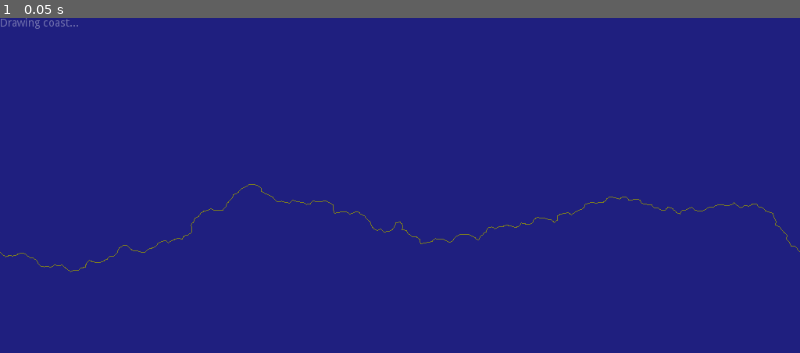
Above: before the commit, frame 1.
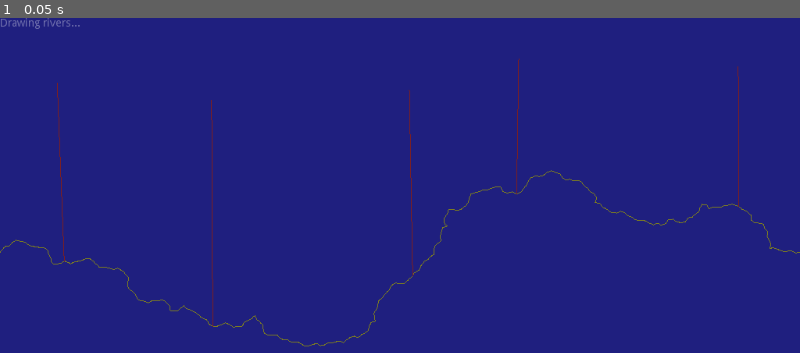
Above: after the commit, the same moment.

Repository: MichaelReel/2DMapGen_2023
Game: Godot game, scene res://PixelDrawn/CoastLine.tscn
Two runs of this game, one before a commit and one after it. Both use one fixed random seed, a clock stepped at 60 frames per second and the inputs below. This scene is started directly instead of the project's main scene.
Inputs:
- Up to frame 1 (0.05 s): no input

The runs differ from the first frame. In frame 1, 1.2% of the frame differs, in the area x 0-100%, y 0-99%.

Commit message:
Setup basic framework for river creation

Diff:
--- a/PixelDrawn/CoastLine.gd
+++ b/PixelDrawn/CoastLine.gd
@@ -120,12 +120,93 @@
 		return _coast_points
 
 
+class RiverComponentStage extends Stage:
+	var _mouth: Vector2
+	var _head: Vector2
+
+	func _init(mouth: Vector2, head: Vector2) -> void:
+		_mouth = mouth
+		_head = head
+
+	func draw_river_segments_on_image(image: Image, color: Color) -> void:
+		# Temp
+		draw_line_on_image(image, _mouth, _head, color)
+
+
+class RiverStage extends Stage:
+	var _coast_stage: CoastStage
+	var _rivers: Array
+	var _color: Color
+	var _rng: RandomNumberGenerator
+	var _started: bool
+	var _complete: bool
+	var _mouths: int
+	var _mouth_variation: int
+	var _head_variation: float
+
+	func _init(coast_stage: CoastStage, color: Color, rng_seed: int, mouths: int) -> void:
+		_coast_stage = coast_stage
+		_rivers = []
+		_color = color
+		_rng = RandomNumberGenerator.new()
+		_rng.seed = rng_seed
+		_started = false
+		_complete = false
+		_mouths = mouths
+		_mouth_variation = 10
+		_head_variation = 10.0
+
+	func update_data_tick(_return_after: float) -> void:
+		if not _started:
+			_setup_rivers()
+			_started = true
+
+		# Temp
+		_complete = true
+
+	func status_text() -> String:
+		return "Drawing rivers..."
+
+	func update_image(image: Image) -> void:
+		image.lock()
+		_draw_rivers_on_image(image, _color)
+		image.unlock()
+		.update_image(image)
+
+	func _draw_rivers_on_image(image: Image, color: Color) -> void:
+		for river in _rivers:
+			river.draw_river_segments_on_image(image, color)
+
+	func update_complete() -> bool:
+		return _complete
+
+	func _setup_rivers() -> void:
+		var coast_points := _coast_stage.get_coast_points()
+		var mouth_diff: int = len(coast_points) / (_mouths)
+		for i in range(mouth_diff / 2, len(coast_points) - mouth_diff / 2, mouth_diff):
+			var mouth = coast_points[i + _rng.randi_range(-_mouth_variation, _mouth_variation)]
+			var head_rnd_offset = Vector2(
+				_rng.randf_range(-_head_variation, _head_variation),
+				_rng.randf_range(-_head_variation, _head_variation)
+			)
+			var head = Vector2(mouth.x, mouth.y * 0.25) + head_rnd_offset
+			_rivers.append(RiverComponentStage.new(mouth, head))
+
+
 func _ready() -> void:
+	stage_pos = 0
+	var base_rng := RandomNumberGenerator.new()
+	base_rng.seed = OS.get_system_time_msecs()
+
+	var background := SetupStage.new(SEA_COLOR)
+	var coast_line := CoastStage.new(rect_size, COAST_COLOR, base_rng.randi())
+	var rivers := RiverStage.new(coast_line, RIVER_COLOR, base_rng.randi(), 5)
+
 	stages = [
-		SetupStage.new(SEA_COLOR),
-		CoastStage.new(rect_size, COAST_COLOR, OS.get_system_time_msecs()),
+		background,
+		coast_line,
+		rivers,
 	]
-	stage_pos = 0
 
 func _process(_delta) -> void:
 	# Create image or get last cached image
--- a/project.godot
+++ b/project.godot
@@ -14,6 +14,10 @@
 run/main_scene="res://Main/Main.tscn"
 config/icon="res://icon.png"
 
+[debug]
+
+gdscript/warnings/integer_division=false
+
 [gui]
 
 common/drop_mouse_on_gui_input_disabled=true
